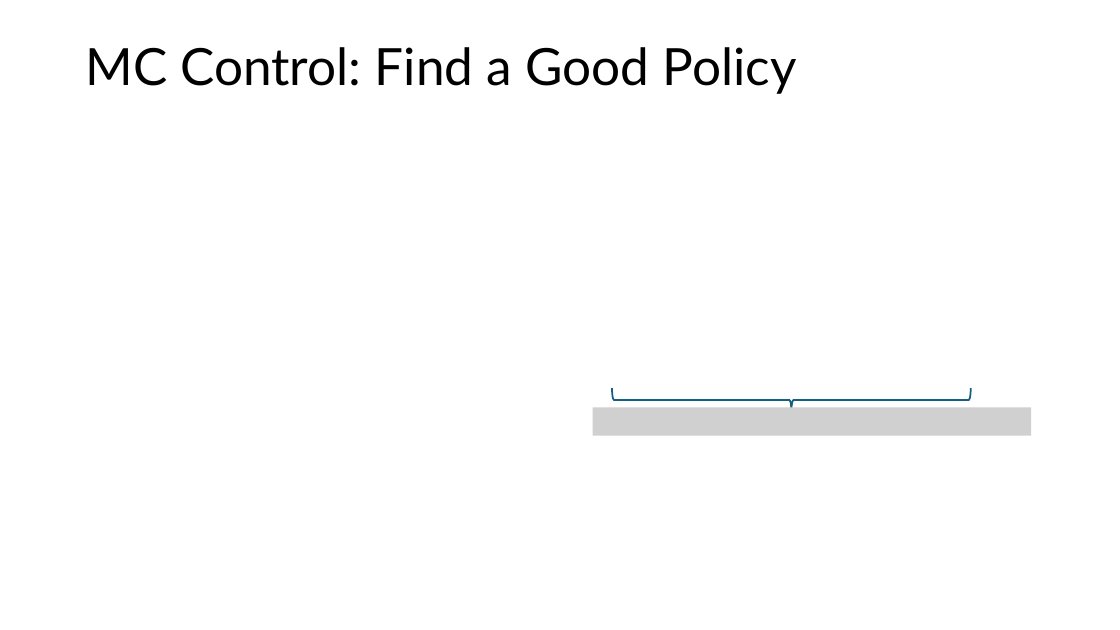
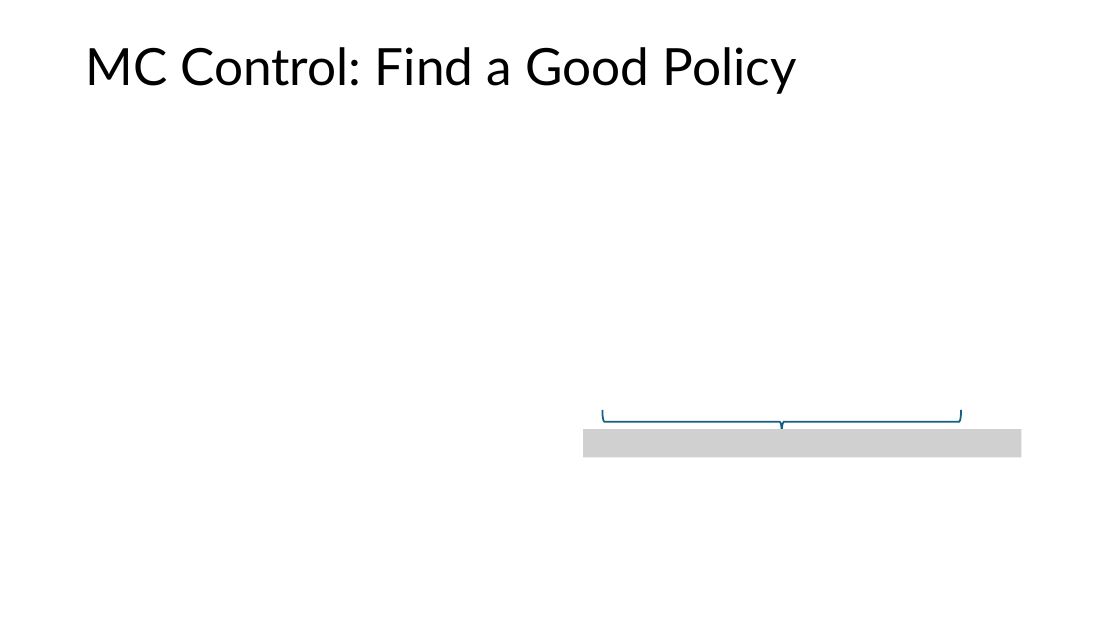
Before and after one commit to mhahsler/Introduction_to_Reinforcement_Learning, a slide deck: slide 8 of slides/Lecture_Chapter05.pptx. Drawn at 1120x630 pixels with LibreOffice and Linux fonts; fonts in the diff are those of the drawing; grey boxes stand for pictures. Boxes give left, top, right and bottom in pixels: in the first picture for what was removed or moved away, otherwise in the second. Text is boxed around its words. In the diff, an @@ line names an element or a change of style, - is before the commit and + after.

```diff
--- a/slides/Lecture_Chapter05.pptx
+++ b/slides/Lecture_Chapter05.pptx
@@ picture removed at (593,408,1032,436) @@
@@ right brace: place and size @@
-right brace at (612,389,971,412)
+right brace at (603,410,962,434)
@@ picture added at (583,429,1022,458) @@
```
Also in this commit, not shown: 11 other slides changed, 1 other file.
